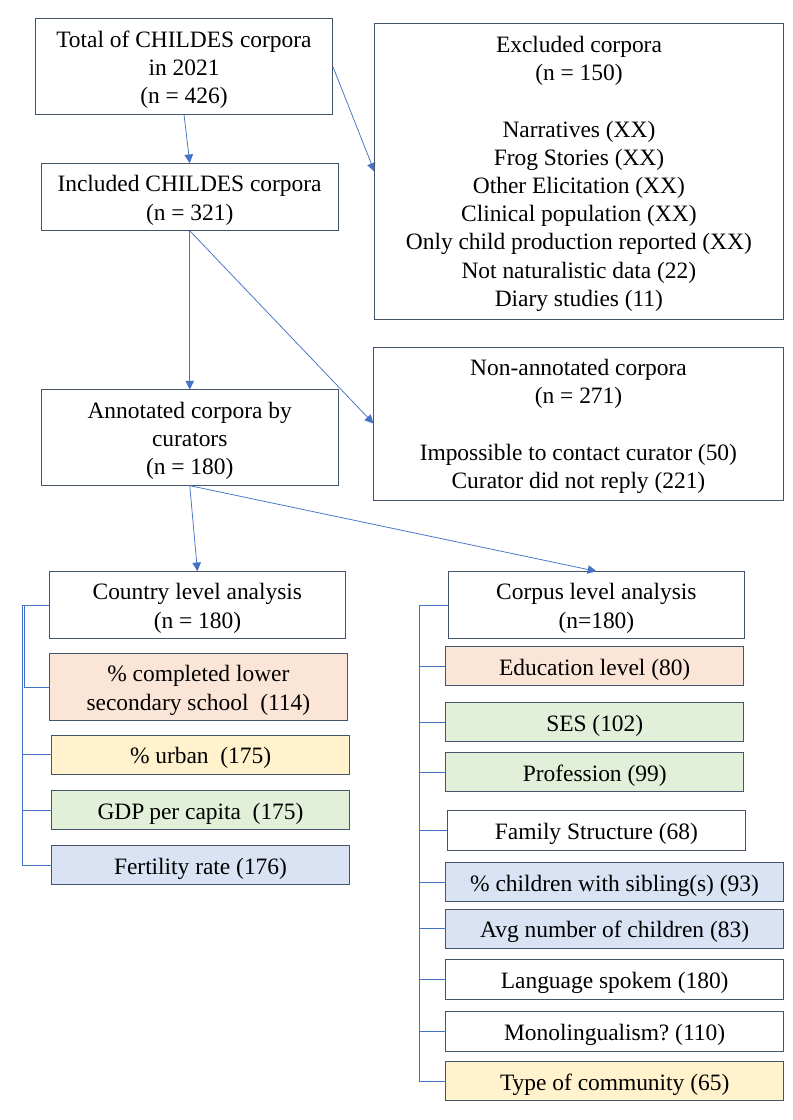
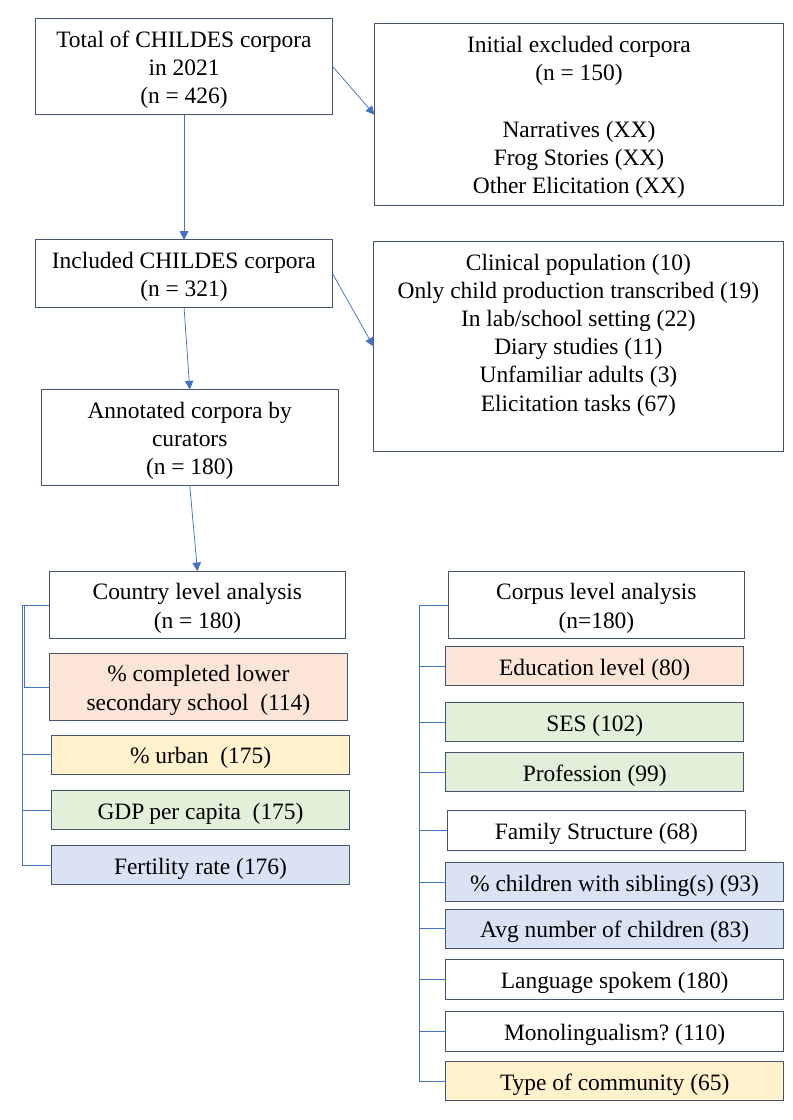
Before and after one commit to camiscaff/weirdChildes, a slide deck: slide 1 of flowchart.pptx. Drawn at 793x1120 pixels with LibreOffice and Linux fonts; fonts in the diff are those of the drawing. Boxes give left, top, right and bottom in pixels: in the first picture for what was removed or moved away, otherwise in the second. Text is boxed around its words. In the diff, an @@ line names an element or a change of style, - is before the commit and + after.

```diff
--- a/flowchart.pptx
+++ b/flowchart.pptx
@@ rectangle "Initial excluded corpora (n = ...": place and size @@
-rectangle "Initial excluded corpora (n = ..." at [374, 24, 783, 319]
+rectangle "Initial excluded corpora (n = ..." at [374, 24, 783, 206]
@@ text in rectangle at [467, 35, 691, 85]: text changed @@
-Excluded corpora
-(n = 150)
+Initial excluded corpora
+(n = 150)
@@ arrow moved from (333, 67) - (374, 171) to (333, 67) - (374, 115) @@
@@ arrow moved from (184, 115) - (189, 163) to (184, 115) - (184, 240) @@
@@ text in rectangle at [473, 176, 684, 198]: text changed @@
-Other Elicitation (XX)
-Clinical population (XX)
-Only child production reported (XX)
-Not naturalistic data (22)
-Diary studies (11)
+Other Elicitation (XX)
@@ rectangle "Included CHILDES corpora": place and size @@
-rectangle "Included CHILDES corpora" at [41, 163, 338, 230]
+rectangle "Included CHILDES corpora" at [36, 240, 333, 308]
@@ rectangle "Clinical population (10)": place and size @@
-rectangle "Clinical population (10)" at [373, 347, 783, 500]
+rectangle "Clinical population (10)" at [373, 241, 783, 451]
@@ text in rectangle at [398, 253, 759, 416]: text changed @@
-Non-annotated corpora
-(n = 271)
-Impossible to contact curator (50)
-Curator did not reply (221)
+Clinical population (10)
+Only child production transcribed (19)
+In lab/school setting (22)
+Diary studies (11)
+Unfamiliar adults (3)
+Elicitation tasks (67)
@@ arrow moved from (189, 230) - (373, 424) to (333, 274) - (373, 347) @@
@@ arrow moved from (189, 230) - (189, 389) to (184, 308) - (189, 389) @@
@@ arrow removed from (189, 485) to (596, 571) @@
```
Also in this commit, not shown: 2 other files.
